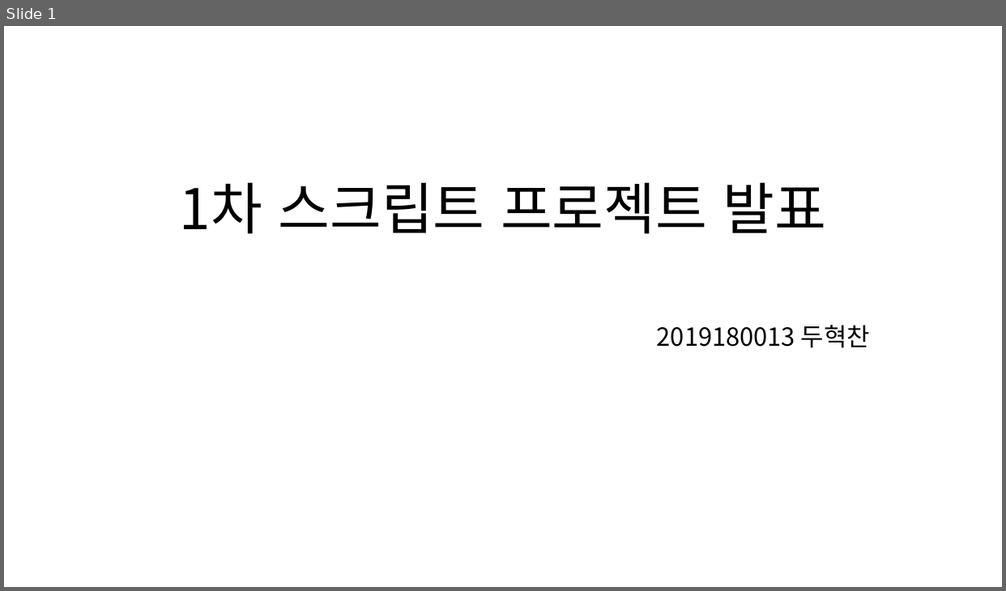
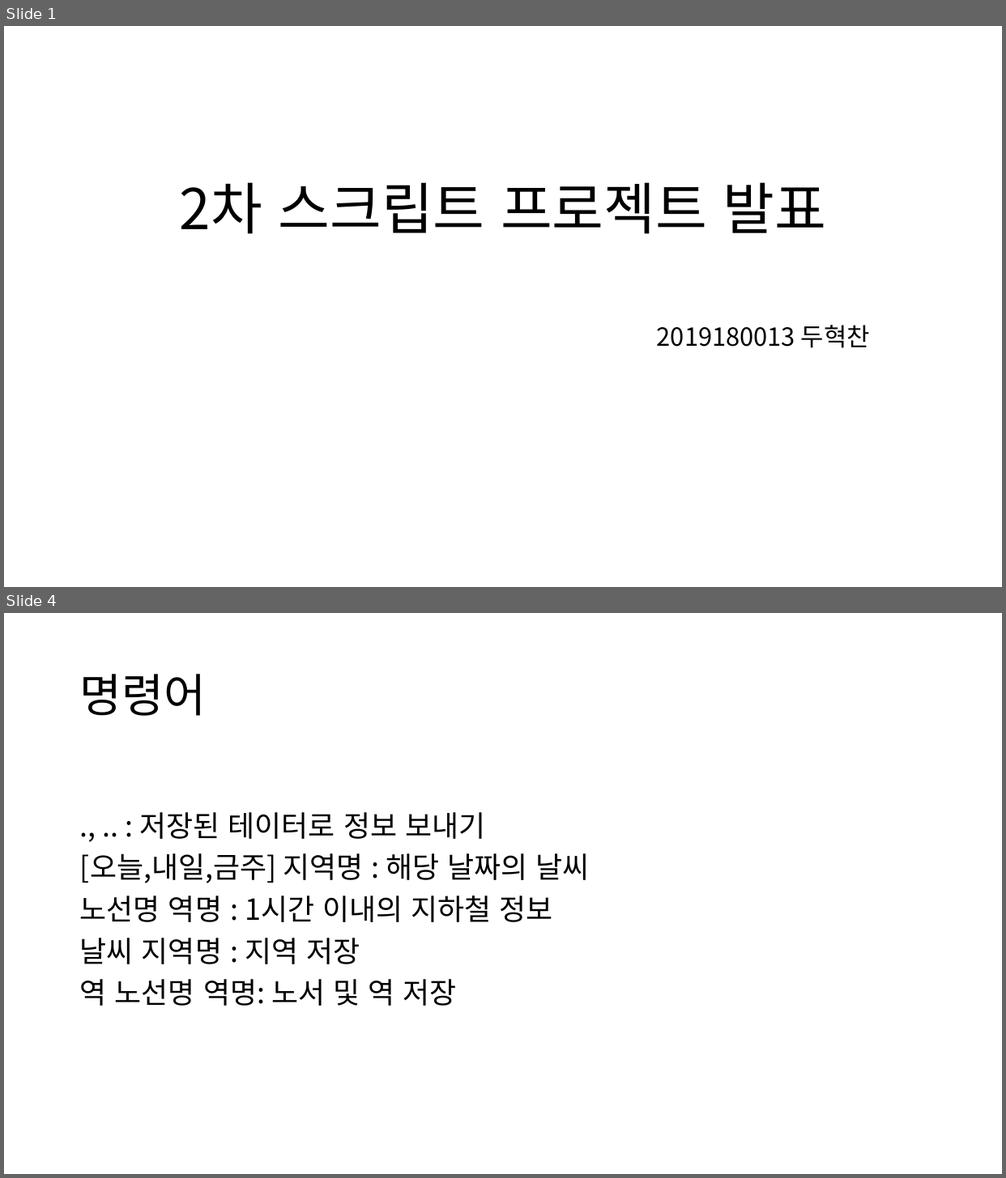
Before and after one commit to dhc518/Script2023, a slide deck: project/music_player/스크립트 프로젝트 발표자료.pptx. Shown one above the other, each under a label of ours: slide 1 before the commit, slides 1 and 4 after it; the slides between them are not shown. The pictures are 1006x591 and 1006x1178 pixels, drawn with LibreOffice and Linux fonts; fonts in the diff are those of the drawing. Boxes give left, top, right and bottom in pixels: in the first picture for what was removed or moved away, otherwise in the second. Text is boxed around its words. In the diff, an @@ line names an element or a change of style, - is before the commit and + after.

```diff
--- a/project/music_player/스크립트 프로젝트 발표자료.pptx
+++ b/project/music_player/스크립트 프로젝트 발표자료.pptx
@@ slide 4 added at (4,613,1002,1174), background #FFFFFF @@
@@ title added at (80,674,206,716), 44 pt, text #000000 @@
+명령어
@@ text added at (80,812,589,1006), 28 pt, text #000000 @@
+., .. : 저장된 테이터로 정보 보내기
+[오늘,내일,금주] 지역명 : 해당 날짜의 날씨
+노선명 역명 : 1시간 이내의 지하철 정보
+날씨 지역명 : 지역 저장
+역 노선명 역명: 노서 및 역 저장
@@ slide 1 changed as well @@
@@ title at (180,182,826,234): text changed @@
-1차 스크립트 프로젝트 발표
+2차 스크립트 프로젝트 발표
```
Also in this commit, not shown: 2 other slides changed, 3 other slides added, 4 slides removed, 9 other files.
